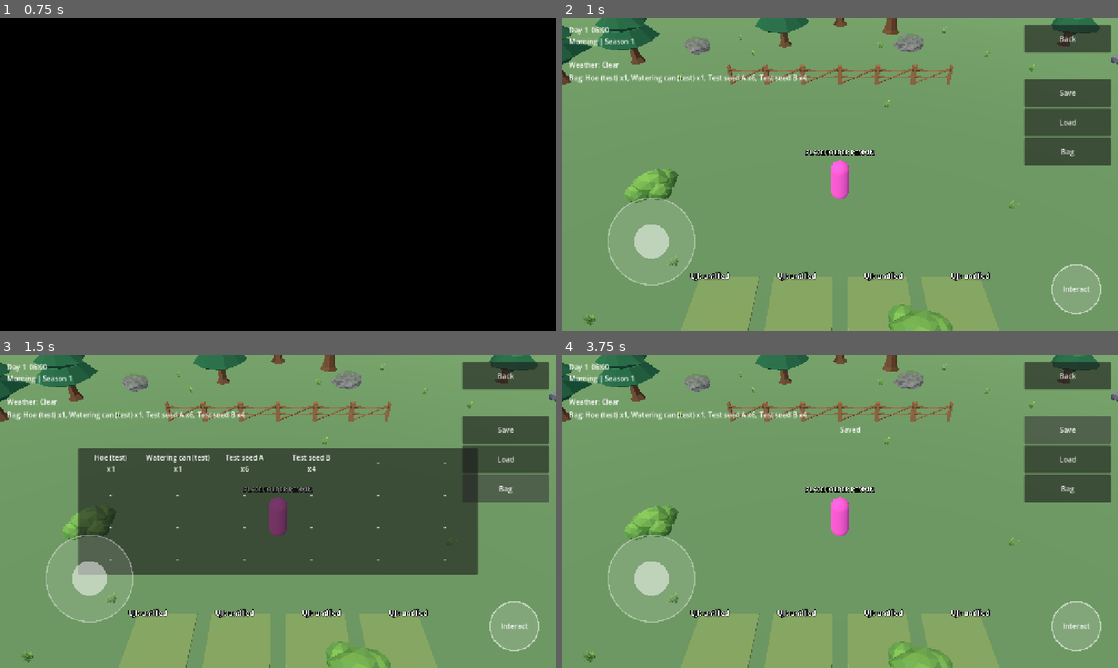
Above: before the commit, frames 1-4 (two rows, left to right).
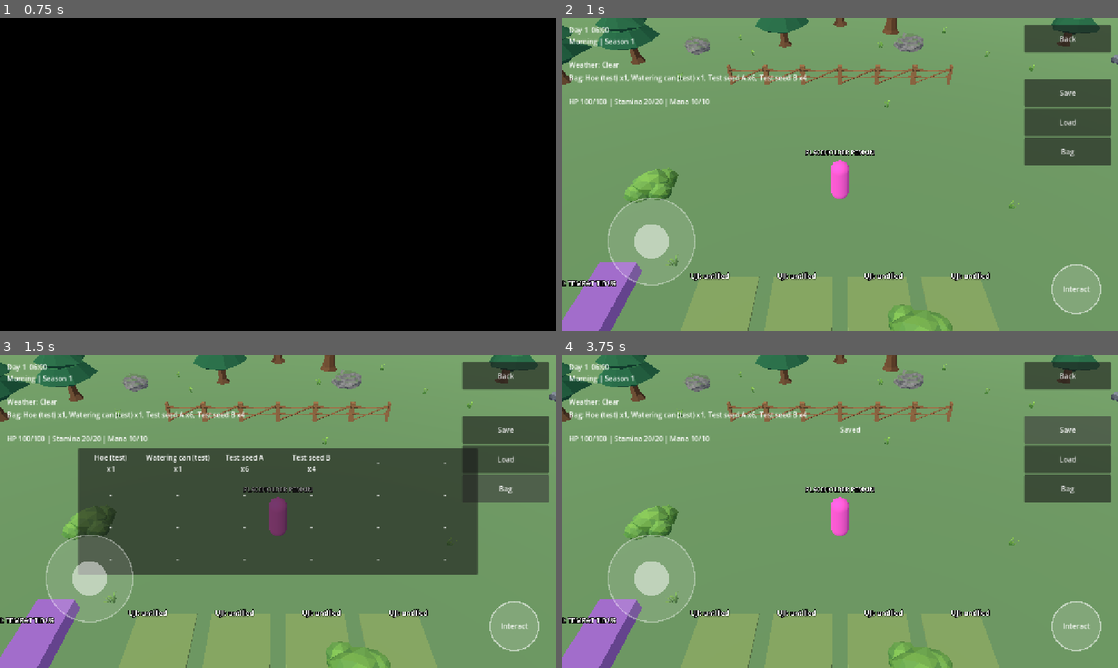
Above: after the commit, the same moments.

Repository: hadydaw/FARMING-ADVENTURE-NUSANTARA
Game: Godot game, scene res://game/boot/boot.tscn
Two runs of this game, one before a commit and one after it. Both use one fixed random seed, a clock stepped at 60 frames per second and the inputs below.
Inputs:
- Up to frame 1 (0.75 s): click "Start (test starter world)" at 0.5 s
- Up to frame 2 (1 s): no input
- Up to frame 3 (1.5 s): click "Bag" at 1.25 s
- Up to frame 4 (3.75 s): click "Back" at 2 s; click "Start (test starter world)" at 2.75 s; click "Save" at 3.5 s

Frame 1 is identical in both runs. In frame 2, 2.3% of the frame differs, in the area x 0-27%, y 25-100%; in frame 3, 2.3%; in frame 4, 2.3%.

Commit message:
Tidur bertahap, pergantian hari, vitalitas dasar (D-056/D-057 teknis, data uji sementara)
Co-Authored-By: Claude Sonnet 5.5 <noreply@anthropic.com>
Claude-Session: https://claude.ai/code/session_011Entza5SoCyMwr8kuup11f

Diff:
--- a/game/core/data_registry.gd
+++ b/game/core/data_registry.gd
@@ -18,6 +18,8 @@
 	"world_props": "res://game/data/world_props.json",
 	"world_start_layout": "res://game/data/world_start_layout.json",
 	"items": "res://game/data/items.json",
+	"vitality_meters": "res://game/data/vitality_meters.json",
+	"rest_config": "res://game/data/rest_config.json",
 	"weather_types": "res://game/data/weather_types.json",
 	"weather_chances": "res://game/data/weather_chances.json",
 	"crops": "res://game/data/crops.json",
--- a/game/core/game_clock.gd
+++ b/game/core/game_clock.gd
@@ -61,6 +61,10 @@
 
 # --- Turunan waktu ---
 
+func minutes_per_hour() -> int:
+	return int(_config["minutes_per_hour"])
+
+
 func minutes_per_day() -> int:
 	return int(_config["minutes_per_hour"]) * int(_config["hours_per_day"])
 
--- a/game/data/interaction_types.json
+++ b/game/data/interaction_types.json
@@ -16,5 +16,11 @@
 		"prompt_key": "INTERACT_GENERIC",
 		"max_distance": 2.4,
 		"min_facing_dot": 0.0
+	},
+	{
+		"id": "sleep",
+		"prompt_key": "FARM_ACT_SLEEP",
+		"max_distance": 2.4,
+		"min_facing_dot": 0.0
 	}
 ]
--- /dev/null
+++ b/game/data/rest_config.json
@@ -0,0 +1,20 @@
+[
+	{
+		"id": "default",
+		"provisional": true,
+		"note": "Nilai SEMENTARA uji teknis. D-056/D-057: efek pemulihan, batas tidur, angka konsumsi/regenerasi belum diputuskan. Hunger/thirst/fatigue belum diimplementasikan (tidak ada angka).",
+		"wake_hour": 6,
+		"step_minutes": 120,
+		"restore_on_sleep": [
+			"health",
+			"stamina",
+			"mana"
+		],
+		"action_stamina_cost": {
+			"till": 2,
+			"plant": 1,
+			"water": 1,
+			"harvest": 1
+		}
+	}
+]
--- /dev/null
+++ b/game/data/vitality_meters.json
@@ -0,0 +1,23 @@
+[
+	{
+		"id": "health",
+		"provisional": true,
+		"name_key": "VIT_HEALTH",
+		"max": 100,
+		"start": 100
+	},
+	{
+		"id": "stamina",
+		"provisional": true,
+		"name_key": "VIT_STAMINA",
+		"max": 20,
+		"start": 20
+	},
+	{
+		"id": "mana",
+		"provisional": true,
+		"name_key": "VIT_MANA",
+		"max": 10,
+		"start": 10
+	}
+]
--- a/game/farming/farming_session.gd
+++ b/game/farming/farming_session.gd
@@ -16,14 +16,22 @@
 
 
 var world_seed: int = 0
+var vitality: Vitality
+var sleep: SleepCycle
+var rest_config: Dictionary = {}
 var weather_types: Dictionary = {}
 var weather_chances: Dictionary = {}
 
 
 func _init(clock: GameClock, items: Array, crops: Array, plot_ids: Array, config: Dictionary,
-		weather_type_rows: Array = [], weather_chance_rows: Array = [], seed_value: int = 0) -> void:
+		weather_type_rows: Array = [], weather_chance_rows: Array = [], seed_value: int = 0,
+		meter_rows: Array = [], rest_cfg: Dictionary = {}) -> void:
 	_clock = clock
 	world_seed = seed_value
+	rest_config = rest_cfg
+	vitality = Vitality.new(meter_rows)
+	if not rest_cfg.is_empty():
+		sleep = SleepCycle.new(clock, vitality, rest_cfg)
 	for w in weather_type_rows:
 		weather_types[str(w["id"])] = w
 	for w in weather_chance_rows:
@@ -48,6 +56,8 @@
 ## Mulai baru: petak kosong, inventory berisi item awal dari data.
 func reset() -> void:
 	grid.reset()
+	for id in vitality.ids():
+		vitality.restore_full(id)
 	inventory.clear()
 	for e in _config.get("start_items", []):
 		inventory.add(str(e["item"]), int(e["count"]))
@@ -79,7 +89,18 @@
 	var plot := grid.plot(plot_id)
 	if plot == null:
 		return {"ok": false, "action": "", "reason": "unknown_plot"}
-	return FarmActions.perform(plot, inventory, _clock.season_id(), crop_defs, is_raining_today())
+	if sleep != null and sleep.is_sleeping():
+		return {"ok": false, "action": "", "reason": "sleeping"}
+	var d := FarmActions.decide(plot, inventory, _clock.season_id(), crop_defs, is_raining_today())
+	var cost := 0
+	if vitality.has_meter("stamina"):
+		cost = int(rest_config.get("action_stamina_cost", {}).get(str(d["action"]), 0))
+	if str(d["action"]) != "" and cost > 0 and not vitality.can_spend("stamina", cost):
+		return {"ok": false, "action": "", "reason": "too_tired"}
+	var res := FarmActions.perform(plot, inventory, _clock.season_id(), crop_defs, is_raining_today())
+	if bool(res["ok"]) and cost > 0:
+		vitality.spend("stamina", cost)
+	return res
 
 
 func preview(plot_id: String) -> Dictionary:
@@ -90,7 +111,7 @@
 
 
 func to_dict() -> Dictionary:
-	return {"v": SAVE_VERSION, "world_seed": world_seed, "inventory": inventory.to_dict(), "grid": grid.to_dict()}
+	return {"v": SAVE_VERSION, "world_seed": world_seed, "vitality": vitality.to_dict(), "inventory": inventory.to_dict(), "grid": grid.to_dict()}
 
 
 ## Semua-atau-tidak: bila salah satu bagian tidak valid, status tidak berubah.
@@ -101,11 +122,17 @@
 		return false
 	var backup := to_dict()
 	var old_seed := world_seed
+	if typeof(data.get("vitality", null)) != TYPE_DICTIONARY:
+		return false
+	if not vitality.from_dict(data["vitality"]):
+		return false
 	if not inventory.from_dict(data["inventory"]):
+		vitality.from_dict(backup["vitality"])
 		return false
 	world_seed = int(data.get("world_seed", 0))
 	if not grid.from_dict(data["grid"]):
 		inventory.from_dict(backup["inventory"])
+		vitality.from_dict(backup["vitality"])
 		world_seed = old_seed
 		return false
 	return true
--- a/game/i18n/translations.csv
+++ b/game/i18n/translations.csv
@@ -127,3 +127,11 @@
 WEATHER_RAIN,Hujan,Rain
 HUD_WEATHER,Cuaca,Weather
 FARM_NO_RAINING,Hujan menyiram tanaman,Rain waters the crops
+VIT_HEALTH,HP,HP
+VIT_STAMINA,Stamina,Stamina
+VIT_MANA,Mana,Mana
+FARM_ACT_SLEEP,Tidur,Sleep
+SLEEPING,Tidur…,Sleeping…
+WOKE_UP,Bangun, hari baru,Woke up, a new day
+FARM_NO_TOO_TIRED,Stamina tidak cukup,Not enough stamina
+FARM_NO_SLEEPING,Sedang tidur,Sleeping
--- /dev/null
+++ b/game/survival/sleep_cycle.gd
@@ -0,0 +1,59 @@
+class_name SleepCycle
+extends RefCounted
+## Tidur dan pergantian hari (D-056). Memajukan jam permainan ke jam bangun secara
+## BERTAHAP (step), agar pemrosesan pergantian hari tidak berat dalam satu frame.
+## Aturan waktu tidur dan efek pemulihan SEMENTARA (data rest_config).
+
+signal finished
+
+const PAUSE_REASON := "sleeping"
+
+var _clock: GameClock
+var _vitality: Vitality
+var _cfg: Dictionary
+var _target := -1
+
+
+func _init(clock: GameClock, vitality: Vitality, config: Dictionary) -> void:
+	_clock = clock
+	_vitality = vitality
+	_cfg = config
+
+
+func is_sleeping() -> bool:
+	return _target >= 0
+
+
+## Menit permainan total saat bangun: jam bangun berikutnya setelah sekarang.
+func wake_target() -> int:
+	var wake_minute_of_day := int(_cfg["wake_hour"]) * _clock.minutes_per_hour()
+	var day_start := _clock.day_index() * _clock.minutes_per_day()
+	var target := day_start + wake_minute_of_day
+	if target <= _clock.total_minutes:
+		target += _clock.minutes_per_day()
+	return target
+
+
+func begin() -> bool:
+	if is_sleeping():
+		return false
+	_target = wake_target()
+	_clock.pause(PAUSE_REASON)  # waktu nyata tidak ikut menambah selama tidur
+	return true
+
+
+## Maju paling banyak `budget_minutes`. Mengembalikan true bila tidur selesai.
+func step(budget_minutes: int = -1) -> bool:
+	if not is_sleeping():
+		return false
+	var budget := int(_cfg["step_minutes"]) if budget_minutes <= 0 else budget_minutes
+	var remaining := _target - _clock.total_minutes
+	_clock.add_minutes(mini(budget, maxi(remaining, 0)))
+	if _clock.total_minutes >= _target:
+		_target = -1
+		_clock.resume(PAUSE_REASON)
+		for id in _cfg.get("restore_on_sleep", []):
+			_vitality.restore_full(str(id))
+		finished.emit()
+		return true
+	return false
--- /dev/null
+++ b/game/survival/vitality.gd
@@ -0,0 +1,88 @@
+class_name Vitality
+extends RefCounted
+## Meter kondisi karakter (D-057): health, stamina, mana. Logika murni.
+## Nilai maksimum/awal SEMENTARA (data uji). Konsumsi/regenerasi/penalti belum
+## diputuskan; yang ada hanya mekanik meter dan pemulihan eksplisit.
+
+signal changed(id: String)
+
+const SAVE_VERSION := 1
+
+var _max: Dictionary = {}
+var _value: Dictionary = {}
+
+
+func _init(meter_rows: Array) -> void:
+	for r in meter_rows:
+		var id := str(r["id"])
+		_max[id] = int(r["max"])
+		_value[id] = clampi(int(r["start"]), 0, int(r["max"]))
+
+
+func has_meter(id: String) -> bool:
+	return _max.has(id)
+
+
+func value(id: String) -> int:
+	return int(_value.get(id, 0))
+
+
+func max_value(id: String) -> int:
+	return int(_max.get(id, 0))
+
+
+func ids() -> Array:
+	return _max.keys()
+
+
+## Menambah/mengurangi dengan batas 0..max. Mengembalikan perubahan nyata (bisa 0).
+func change(id: String, delta: int) -> int:
+	if not has_meter(id):
+		return 0
+	var old := value(id)
+	_value[id] = clampi(old + delta, 0, max_value(id))
+	var actual := value(id) - old
+	if actual != 0:
+		changed.emit(id)
+	return actual
+
+
+func can_spend(id: String, amount: int) -> bool:
+	return has_meter(id) and amount >= 0 and value(id) >= amount
+
+
+## Mengeluarkan semua-atau-tidak. False bila tidak cukup.
+func spend(id: String, amount: int) -> bool:
+	if not can_spend(id, amount):
+		return false
+	change(id, -amount)
+	return true
+
+
+func restore_full(id: String) -> void:
+	change(id, max_value(id))
+
+
+func to_dict() -> Dictionary:
+	return {"v": SAVE_VERSION, "values": _value.duplicate()}
+
+
+## Semua-atau-tidak; ID meter harus persis sama dan nilai dalam rentang.
+func from_dict(data: Dictionary) -> bool:
+	if int(data.get("v", -1)) != SAVE_VERSION or typeof(data.get("values", null)) != TYPE_DICTIONARY:
+		return false
+	var incoming: Dictionary = data["values"]
+	if incoming.size() != _max.size():
+		return false
+	var staged := {}
+	for id in _max:
+		if not incoming.has(id):
+			return false
+		var v := int(incoming[id])
+		if v < 0 or v > int(_max[id]):
+			return false
+		staged[id] = v
+	_value = staged
+	for id in _max:
+		changed.emit(id)
+	return true
--- a/game/ui/hud/basic_hud.gd
+++ b/game/ui/hud/basic_hud.gd
@@ -9,6 +9,7 @@
 var _message_label: Label
 var _inventory_label: Label
 var _weather_label: Label
+var _vitality_label: Label
 var _joystick: TouchJoystick
 var _interact_button: ActionButton
 var _message_timer := 0.0
@@ -50,6 +51,11 @@
 	root.add_child(_weather_label)
 	_weather_label.set_anchors_and_offsets_preset(Control.PRESET_TOP_LEFT, Control.PRESET_MODE_MINSIZE, 0)
 	_weather_label.position.y += 80
+
+	_vitality_label = Label.new()
+	root.add_child(_vitality_label)
+	_vitality_label.set_anchors_and_offsets_preset(Control.PRESET_TOP_LEFT, Control.PRESET_MODE_MINSIZE, 0)
+	_vitality_label.position.y += 165
 
 	var back := Button.new()
 	back.text = tr("COMMON_BACK")
@@ -159,3 +165,7 @@
 
 func set_weather_text(text: String) -> void:
 	_weather_label.text = tr("HUD_WEATHER") + ": " + text
+
+
+func set_vitality_text(text: String) -> void:
+	_vitality_label.text = text
--- a/game/world/world_start.gd
+++ b/game/world/world_start.gd
@@ -29,6 +29,11 @@
 
 
 func _process(_delta: float) -> void:
+	if farming != null and farming.sleep != null and farming.sleep.is_sleeping():
+		player.set_physics_process(false)
+		hud.show_message(tr("SLEEPING"), 0.5)
+		if not farming.sleep.step():
+			return
 	rig.target_position = player.global_position + Vector3(0, 1.0, 0)
 	player.camera_yaw_deg = rig.yaw_deg
 	sensor.facing = player.facing
@@ -38,6 +43,8 @@
 func _prompt_text() -> String:
 	if sensor.current == null:
 		return ""
+	if sensor.current.has_meta("is_bed"):
+		return tr("FARM_ACT_SLEEP")
 	if sensor.current.has_meta("plot_id"):
 		return _plot_prompt(str(sensor.current.get_meta("plot_id")))
 	return tr(sensor.current.resolved_prompt_key()) + ": " + tr(str(sensor.current.get_meta("label_key", "")))
@@ -48,6 +55,10 @@
 
 
 func _on_interacted(target: Node, _actor: Node) -> void:
+	if target.has_meta("is_bed"):
+		if farming.sleep.begin():
+			hud.show_message(tr("SLEEPING"), 0.5)
+		return
 	if target.has_meta("plot_id"):
 		_on_plot_interacted(str(target.get_meta("plot_id")))
 		return
@@ -221,7 +232,9 @@
 	var cfg: Dictionary = DataRegistry.get_row("farm_config", "default")
 	farming = FarmingSession.new(GameTime.clock, DataRegistry.rows("items"), DataRegistry.rows("crops"),
 		_plot_ids(), cfg, DataRegistry.rows("weather_types"), DataRegistry.rows("weather_chances"),
-		int(cfg.get("world_seed", 0)))
+		int(cfg.get("world_seed", 0)), DataRegistry.rows("vitality_meters"), DataRegistry.get_row("rest_config", "default"))
+	farming.sleep.finished.connect(_on_woke_up)
+	_build_bed()
 	var holder := Node3D.new()
 	holder.name = "FarmPlots"
 	add_child(holder)
@@ -285,6 +298,7 @@
 			(marker.material_override as StandardMaterial3D).albedo_color = Color(str(def["marker_color"]))
 		var info := node.get_node("Info") as Label3D
 		info.text = "UJI: " + (tr("FARM_STATE_READY") if plot.is_ready(farming.crop_defs) else (tr("FARM_STATE_GROWING") if plot.has_crop() else (tr("FARM_STATE_TILLED") if plot.tilled else tr("FARM_STATE_RAW"))))
+	hud.set_vitality_text(vitality_text())
 	hud.set_inventory_text(inventory_text())
 	hud.set_weather_text(tr(str(farming.weather_types.get(farming.weather_today(), {}).get("name_key", "WEATHER_CLEAR"))))
 	_apply_weather_look(farming.is_raining_today())
@@ -357,3 +371,44 @@
 	var sun := get_node_or_null("Sun") as DirectionalLight3D
 	if sun != null:
 		sun.light_energy = 0.6 if raining else 1.1
+
+
+func vitality_text() -> String:
+	var v := farming.vitality
+	var parts: Array[String] = []
+	for id in v.ids():
+		parts.append("%s %d/%d" % [tr("VIT_" + str(id).to_upper()), v.value(id), v.max_value(id)])
+	return " | ".join(parts)
+
+
+## Tempat tidur SEMENTARA (kotak berlabel); bukan aset rumah final.
+func _build_bed() -> void:
+	var node := Node3D.new()
+	node.name = "Bed"
+	node.position = Vector3(-6.0, 0.0, 4.0)
+	var mesh := MeshInstance3D.new()
+	var box := BoxMesh.new()
+	box.size = Vector3(1.0, 0.4, 2.0)
+	mesh.mesh = box
+	mesh.position.y = 0.2
+	var mat := StandardMaterial3D.new()
+	mat.albedo_color = Color(0.55, 0.35, 0.65)
+	mesh.material_override = mat
+	node.add_child(mesh)
+	var label := Label3D.new()
+	label.text = "UJI: TEMPAT TIDUR"
+	label.pixel_size = 0.005
+	label.position = Vector3(0, 1.0, 0)
+	label.billboard = BaseMaterial3D.BILLBOARD_ENABLED
+	node.add_child(label)
+	var it := Interactable.new()
+	it.interaction_type = "sleep"
+	node.add_child(it)
+	it.set_meta("is_bed", true)
+	add_child(node)
+
+
+func _on_woke_up() -> void:
+	player.set_physics_process(true)
+	refresh_farm_visuals()
+	hud.show_message(tr("WOKE_UP"))
--- /dev/null
+++ b/tests/unit/test_survival.gd
@@ -0,0 +1,125 @@
+extends TestCase
+
+func _session(clock: GameClock) -> FarmingSession:
+	var ids: Array = []
+	for r in DataRegistry.rows("farm_plots"):
+		ids.append(str(r["id"]))
+	return FarmingSession.new(clock, DataRegistry.rows("items"), DataRegistry.rows("crops"), ids,
+		DataRegistry.get_row("farm_config", "default"), DataRegistry.rows("weather_types"),
+		DataRegistry.rows("weather_chances"), 5, DataRegistry.rows("vitality_meters"),
+		DataRegistry.get_row("rest_config", "default"))
+
+
+func run() -> void:
+	# Data
+	for m in DataRegistry.rows("vitality_meters"):
+		check(bool(m.get("provisional", false)), "meter sementara: %s" % m["id"])
+		check(tr(str(m["name_key"])) != str(m["name_key"]), "meter punya terjemahan: %s" % m["id"])
+	var rc: Dictionary = DataRegistry.get_row("rest_config", "default")
+	check(bool(rc.get("provisional", false)), "konfigurasi istirahat sementara")
+
+	# Vitality
+	var v := Vitality.new([{"id": "stamina", "max": 10, "start": 8}, {"id": "health", "max": 50, "start": 50}])
+	check_eq(v.value("stamina"), 8, "nilai awal")
+	check_eq(v.change("stamina", 5), 2, "naik dibatasi max")
+	check_eq(v.value("stamina"), 10, "tidak melebihi max")
+	check_eq(v.change("stamina", -99), -10, "turun dibatasi 0")
+	check_eq(v.value("stamina"), 0, "tidak di bawah 0")
+	check_eq(v.change("tak_ada", 5), 0, "meter tak dikenal diabaikan")
+	check(not v.spend("stamina", 1), "tak cukup: ditolak")
+	v.restore_full("stamina")
+	check(v.spend("stamina", 4), "keluarkan 4")
+	check_eq(v.value("stamina"), 6, "sisa 6")
+	check(not v.spend("stamina", -1), "jumlah negatif ditolak")
+	var snap := v.to_dict()
+	var v2 := Vitality.new([{"id": "stamina", "max": 10, "start": 0}, {"id": "health", "max": 50, "start": 0}])
+	check(v2.from_dict(snap) and v2.value("stamina") == 6 and v2.value("health") == 50, "muat vitalitas")
+	var bad := snap.duplicate(true)
+	bad["values"]["stamina"] = 99
+	check(not v2.from_dict(bad), "nilai di luar rentang ditolak")
+	check_eq(v2.value("stamina"), 6, "status utuh setelah gagal")
+	check(not v2.from_dict({"v": 1, "values": {"stamina": 1}}), "meter kurang ditolak")
+
+	# Stamina pada aksi pertanian
+	var clock := GameClock.new(DataRegistry.get_row("time_config", "default"))
+	var s := _session(clock)
+	check_eq(s.vitality.value("stamina"), 20, "stamina awal penuh")
+	s.act_on("plot_01")  # cangkul (2)
+	check_eq(s.vitality.value("stamina"), 18, "cangkul memakai 2 stamina")
+	s.vitality.change("stamina", -s.vitality.value("stamina"))
+	check_eq(str(s.act_on("plot_01")["reason"]), "too_tired", "tanpa stamina ditolak")
+	check(not s.grid.plot("plot_01").has_crop(), "aksi tidak terjadi saat lelah")
+	check_eq(s.inventory.count("seed_test_a"), 6, "benih tidak terpakai saat lelah")
+
+	# Tidur: maju bertahap ke jam bangun, pulih, ganti hari
+	var days: Array[int] = []
+	clock.day_changed.connect(func(d): days.append(d))
+	check_eq(clock.hour(), 6, "mulai pukul 06")
+	check(s.sleep.begin(), "mulai tidur")
+	check(not s.sleep.begin(), "tidak bisa mulai dua kali")
+	check(clock.is_paused(), "jam nyata dijeda selama tidur")
+	check_eq(str(s.act_on("plot_01")["reason"]), "sleeping", "aksi ditolak saat tidur")
+	var steps := 0
+	while not s.sleep.step(120):
+		steps += 1
+		check(steps < 50, "tidur selesai dalam langkah wajar")
+		if steps >= 50:
+			break
+	check(steps > 3, "pemrosesan dibagi beberapa langkah (%d)" % steps)
+	check_eq(clock.hour(), 6, "bangun pukul jam bangun")
+	check_eq(clock.day_index(), 1, "hari berganti")
+	check_eq(days, [1], "day_changed tepat sekali")
+	check(not clock.is_paused(), "jam berjalan lagi")
+	check(not s.sleep.is_sleeping(), "tidak lagi tidur")
+	check_eq(s.vitality.value("stamina"), 20, "stamina pulih setelah tidur")
+
+	# Tidur dini hari (sebelum jam bangun) tidak melompat satu hari penuh
+	var c2 := GameClock.new(DataRegistry.get_row("time_config", "default"))
+	c2.add_minutes(c2.minutes_per_day() - 5 * 60)  # 05:00 hari 1 -> sebenarnya 01:00? jam awal 06 + 19h = 01:00
+	var s2 := _session(c2)
+	var day_before := c2.day_index()
+	var h := c2.hour()
+	check(h < 6, "kini dini hari (%d)" % h)
+	s2.sleep.begin()
+	while not s2.sleep.step(60):
+		pass
+	check_eq(c2.day_index(), day_before, "tidur dini hari tetap di hari yang sama")
+	check_eq(c2.hour(), 6, "bangun pukul 06")
+
+	# Total menit tidak pernah mundur dan tidak bergantung langkah
+	var c3 := GameClock.new(DataRegistry.get_row("time_config", "default"))
+	var s3 := _session(c3)
+	var c4 := GameClock.new(DataRegistry.get_row("time_config", "default"))
+	var s4 := _session(c4)
+	s3.sleep.begin(); s4.sleep.begin()
+	while not s3.sleep.step(7):
+		pass
+	while not s4.sleep.step(500):
+		pass
+	check_eq(c3.total_minutes, c4.total_minutes, "hasil sama berapa pun ukuran langkah")
+
+	# Pertumbuhan tanaman terjadi saat tidur (pergantian hari diproses)
+	var c5 := GameClock.new(DataRegistry.get_row("time_config", "default"))
+	var s5 := _session(c5)
+	s5.world_seed = 0
+	for sd in 300:
+		s5.world_seed = sd
+		if not s5.is_raining_today():
+			break
+	s5.act_on("plot_01"); s5.act_on("plot_01"); s5.act_on("plot_01")  # cangkul, tanam, siram
+	s5.sleep.begin()
+	while not s5.sleep.step():
+		pass
+	check_eq(s5.grid.plot("plot_01").stage, 1, "tanaman tumbuh setelah tidur")
+
+	# Simpan/muat membawa vitalitas
+	s5.vitality.change("health", -30)
+	var d := s5.to_dict()
+	var s6 := _session(GameClock.new(DataRegistry.get_row("time_config", "default")))
+	check(s6.from_dict(d), "muat sesi dengan vitalitas")
+	check_eq(s6.vitality.value("health"), 70, "HP dipulihkan")
+	var d_bad := d.duplicate(true)
+	d_bad["vitality"]["values"]["health"] = 5000
+	var before := JSON.stringify(s6.to_dict())
+	check(not s6.from_dict(d_bad), "vitalitas rusak menolak seluruh muat")
+	check_eq(JSON.stringify(s6.to_dict()), before, "status utuh setelah muat gagal")
--- a/tests/unit/test_world_start.gd
+++ b/tests/unit/test_world_start.gd
@@ -86,6 +86,25 @@
 	check(world.inventory_text().contains("x5"), "HUD tas menampilkan benih berkurang")
 	check(world.get_node("FarmPlots/plot_01/CropMarker").visible, "penanda tanaman tampil")
 
+	# Tempat tidur: tidur lewat interaksi, bangun hari berikutnya
+	check(world.vitality_text().contains("HP 100/100"), "HUD menampilkan vitalitas")
+	var bed: Node3D = world.get_node("Bed")
+	player.global_position = bed.global_position + Vector3(0, 0, 1.2)
+	await wait_frames(2)
+	world.sensor.facing = Vector3(0, 0, -1)
+	var day0 := GameTime.clock.day_index()
+	world.farming.vitality.change("stamina", -10)
+	check(world.sensor.try_interact(), "interaksi tempat tidur")
+	check(world.farming.sleep.is_sleeping(), "mulai tidur")
+	var frames := 0
+	while world.farming.sleep.is_sleeping() and frames < 200:
+		await tree.process_frame
+		frames += 1
+	check(not world.farming.sleep.is_sleeping(), "tidur selesai (%d frame)" % frames)
+	check(frames > 2, "pemrosesan lebih dari satu frame")
+	check_eq(GameTime.clock.day_index(), day0 + 1, "hari berganti setelah tidur")
+	check_eq(world.farming.vitality.value("stamina"), 20, "stamina pulih")
+
 	# Simpan / muat dan tas
 	var pm := GameTime.clock.total_minutes
 	check(world.save_game(), "simpan slot 0")
Binary file changed: game/i18n/translations.en.translation
Binary file changed: game/i18n/translations.id.translation
Not shown, added: game/survival/sleep_cycle.gd.uid
Not shown, added: game/survival/vitality.gd.uid
Not shown, added: tests/unit/test_survival.gd.uid
Not shown, changed: CHANGELOG.md
Not shown, changed: docs/project/PROGRESS_LOG.md
